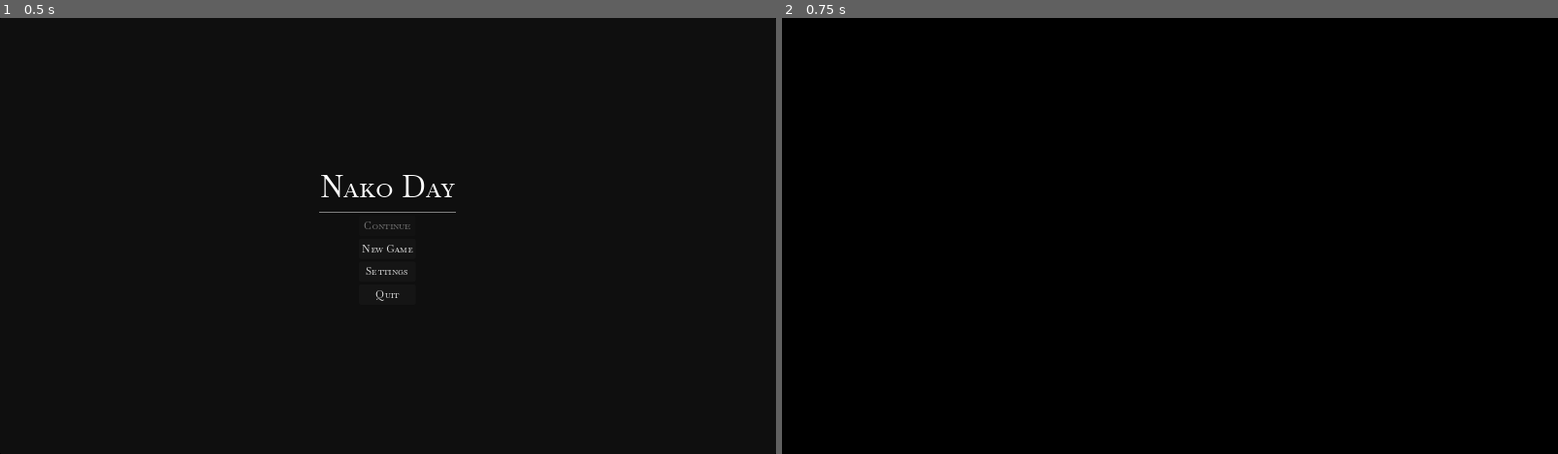
Above: before the commit, frames 1-2 (left to right).
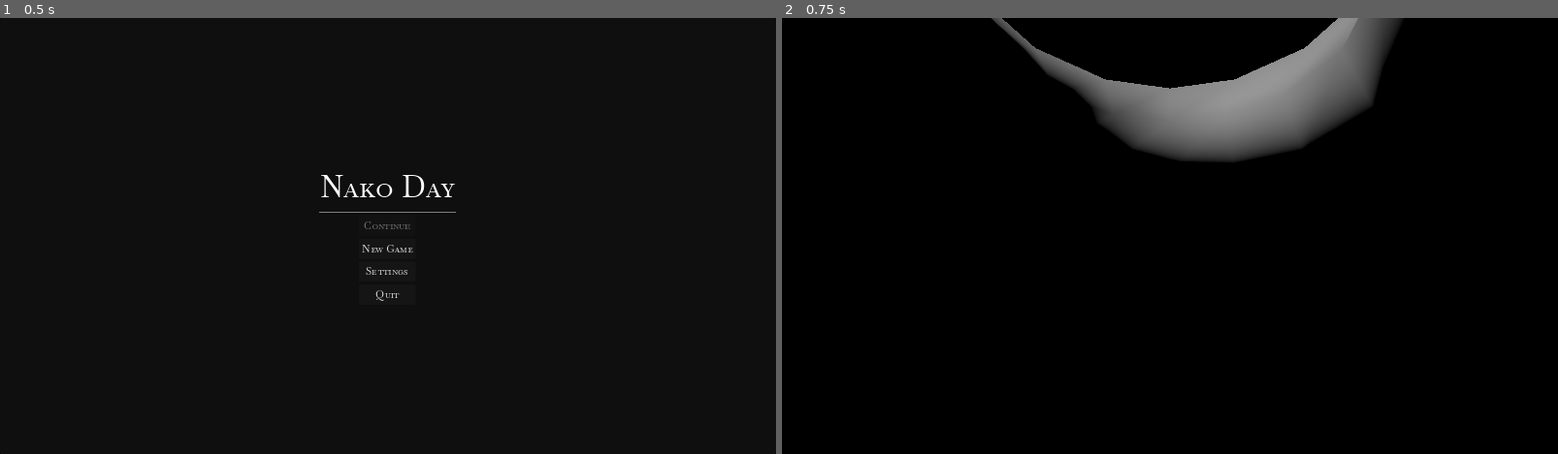
Above: after the commit, the same moments.

Repository: Yarnsh/NakoDay
Game: Godot game, scene res://main_scene.tscn
Same seed, same stepped clock (60 frames per second), same inputs: the game is played once before the commit and once after it.
Inputs:
- Up to frame 1 (0.5 s): no input
- Up to frame 2 (0.75 s): click "New Game" at 0.5 s

Frame 1 is identical in both runs. In frame 2, 7.5% of the frame differs, in the area x 27-80%, y 0-33%.

Commit message:
Set up basics of the viewmodel cam

Diff:
--- a/GameScene.tscn
+++ b/GameScene.tscn
@@ -6,13 +6,21 @@
 [ext_resource type="Shader" path="res://final.gdshader" id="4_nidko"]
 [ext_resource type="PackedScene" uid="uid://1neqraec1bd8" path="res://character.tscn" id="5_80ojv"]
 
+[sub_resource type="TorusMesh" id="TorusMesh_4wi03"]
+rings = 12
+ring_segments = 6
+
 [sub_resource type="ViewportTexture" id="ViewportTexture_gyl20"]
 viewport_path = NodePath("Color")
+
+[sub_resource type="ViewportTexture" id="ViewportTexture_jeutd"]
+viewport_path = NodePath("Horns")
 
 [sub_resource type="ShaderMaterial" id="ShaderMaterial_epuaq"]
 resource_local_to_scene = true
 shader = ExtResource("4_nidko")
 shader_parameter/base = SubResource("ViewportTexture_gyl20")
+shader_parameter/horns = SubResource("ViewportTexture_jeutd")
 
 [sub_resource type="PlaceholderTexture2D" id="PlaceholderTexture2D_gjgu0"]
 
@@ -80,6 +88,10 @@
 [node name="GameScene" type="Node3D"]
 script = ExtResource("1_xitn6")
 
+[node name="DirectionalLight3D" type="DirectionalLight3D" parent="."]
+transform = Transform3D(0.686935, 0.415175, -0.596447, 0, 0.820741, 0.571301, 0.726719, -0.392447, 0.563796, -1.9499, 0, 0)
+layers = 1023
+
 [node name="Color" type="SubViewport" parent="."]
 audio_listener_enable_3d = true
 size = Vector2i(1000, 600)
@@ -94,6 +106,20 @@
 fov = 90.0
 far = 1000.0
 
+[node name="Horns" type="SubViewport" parent="."]
+transparent_bg = true
+size = Vector2i(1000, 600)
+script = ExtResource("2_7q2pr")
+
+[node name="Camera3D" type="Camera3D" parent="Horns"]
+cull_mask = 2
+environment = ExtResource("3_a7c60")
+
+[node name="MeshInstance3D" type="MeshInstance3D" parent="Horns/Camera3D"]
+transform = Transform3D(0.5, 0, 0, 0, 0.5, 0, 0, 0, 0.5, 0, 0.270063, -0.415618)
+layers = 2
+mesh = SubResource("TorusMesh_4wi03")
+
 [node name="TextureRect" type="TextureRect" parent="."]
 material = SubResource("ShaderMaterial_epuaq")
 anchors_preset = 15
@@ -104,7 +130,6 @@
 texture = SubResource("PlaceholderTexture2D_gjgu0")
 
 [node name="Character" parent="." instance=ExtResource("5_80ojv")]
-transform = Transform3D(1, 0, 0, 0, 1, 0, 0, 0, 1, 37.9533, -17.4359, 15.7939)
 collision_layer = 2147483649
 
 [node name="RootCam" parent="Character" index="0" node_paths=PackedStringArray("cams")]
--- a/final.gdshader
+++ b/final.gdshader
@@ -1,9 +1,15 @@
 shader_type canvas_item;
 
 uniform sampler2D base : source_color, filter_nearest;
+uniform sampler2D horns : source_color, filter_nearest;
+
+vec4 overlay(vec4 a, vec4 b) {
+	return vec4((a.rgb * (1.0 - b.a)) + (b.rgb * b.a), max(a.a, b.a));
+}
 
 void fragment() {
-	vec3 base_color = texture(base, UV).rgb;
+	vec4 base_color = texture(base, UV);
+	vec4 horns_color = texture(horns, UV);
 
-	COLOR.rgb = base_color;
+	COLOR.rgb = overlay(base_color, horns_color).rgb;
 }
--- a/test_cam.gd
+++ b/test_cam.gd
@@ -2,6 +2,7 @@
 
 @onready var main_scene = $"../../.."
 @export var cams : Array[Camera3D]
+@export var no_fov_cams : Array[Camera3D]
 @onready var cast = $ShapeCast3D
 @onready var interact_button = $InteractButton
 @onready var interact_button2 = $InteractButton2
@@ -38,6 +39,9 @@
 		yaw = global_rotation.y
 
 	for cam in cams:
+		cam.global_position = global_position
+		cam.global_rotation = global_rotation
+	for cam in no_fov_cams:
 		cam.global_position = global_position
 		cam.global_rotation = global_rotation
 
Not shown: 1 places in GameScene.tscn that only renumber resources
